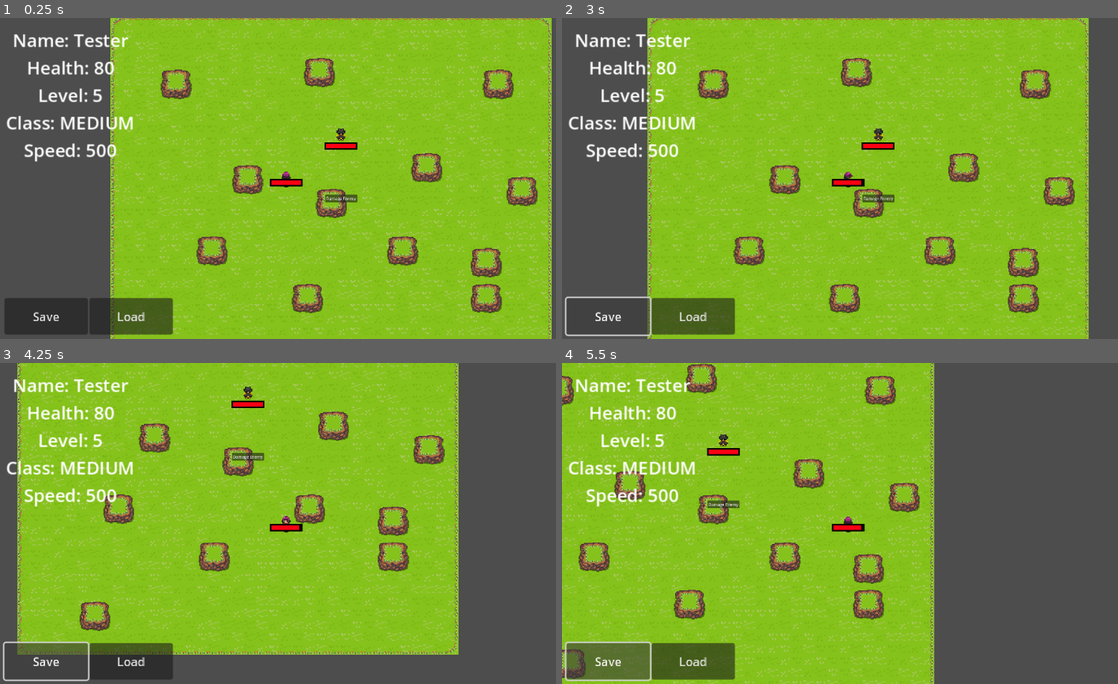
Above: before the commit, frames 1-4 (two rows, left to right).
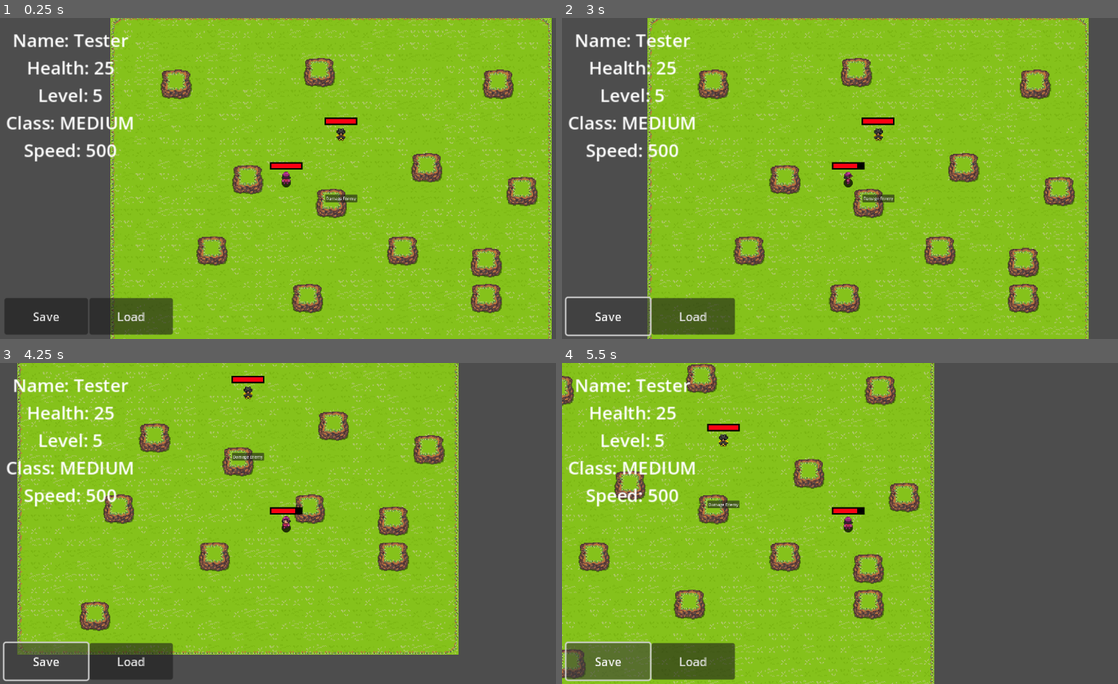
Above: after the commit, the same moments.

Repository: Leonardo-1511/GameProject
Game: Godot game, scene res://world.tscn
The game is run twice, just before and just after one commit, with the same random seed, the same clock (stepped at 60 frames per second) and the same inputs.
Inputs:
- Up to frame 1 (0.25 s): no input
- Up to frame 2 (3 s): click "Damage Enemy" at 0.5 s; click "Load" at 1.25 s; click "Save" at 2 s; hold D (Right) from 2.78 s (still down)
- Up to frame 3 (4.25 s): release D (Right) at 3.53 s; hold S (Down) from 3.53 s (still down)
- Up to frame 4 (5.5 s): release S (Down) at 4.28 s; hold D (Right) 4.28-5.03 s; hold W (Up) from 5.03 s (still down)

The runs differ from the first frame. In frame 1, 0.7% of the frame differs, in the area x 17-65%, y 13-53%; in frame 2, 0.7%; in frame 3, 0.7%; in frame 4, 0.7%, in the area x 17-55%, y 13-53%.
Error in both runs: Invalid access to property or key 'PlayerSave' on a base object of type 'Dictionary'. (res://Player/Player.gd:48)

Commit message:
Finished HealthBarComponent and fixed Health not saving to Resource.
HealthBarComponent is finished as of now, it has a small bar with a delayed tween for animation. May add custom colors later.

Diff:
--- a/Enemy/enemy.tscn
+++ b/Enemy/enemy.tscn
@@ -46,4 +46,5 @@
 entity = NodePath("..")
 
 [node name="HealthBarComponent" parent="." node_paths=PackedStringArray("health_component") instance=ExtResource("5_v3blk")]
+position = Vector2(0, -27)
 health_component = NodePath("../HealthComponent")
--- a/Player/Player.tscn
+++ b/Player/Player.tscn
@@ -297,6 +297,7 @@
 }
 
 [node name="Player" type="CharacterBody2D" node_paths=PackedStringArray("animation")]
+position = Vector2(0, -8.61)
 script = ExtResource("1_48mt8")
 animation = NodePath("AnimationPlayer")
 
--- a/Scripts/HealthBarComponent.gd
+++ b/Scripts/HealthBarComponent.gd
@@ -3,6 +3,7 @@
 
 @export var health_component: HealthComponent
 @onready var health_bar = $HealthBar
+@onready var health_bar_delayed = $HealthBar/HealthBarDelayed
 @onready var max_health_bar_size = health_bar.size.x
 
 func _ready() -> void:
@@ -12,5 +13,5 @@
 func health_changed(current_health: float) -> void:
 	var health_percentage =  (health_component.current_health / health_component.max_health)
 	var tween = get_tree().create_tween()
-	tween.tween_property(health_bar, "size:x", max_health_bar_size * health_percentage, 0.2)
-	print("Current Health: ", current_health, "\n%s" % [health_percentage*100])
+	health_bar.size.x = max_health_bar_size * health_percentage
+	tween.tween_property(health_bar_delayed, "size:x", max_health_bar_size * health_percentage, 0.2).set_ease(Tween.EASE_OUT).set_trans(Tween.TRANS_CIRC).set_delay(0.2)
--- a/Scripts/HealthComponent.gd
+++ b/Scripts/HealthComponent.gd
@@ -15,7 +15,8 @@
 
 @onready var current_health: float = character_health:
 	set(new_health):
-		current_health = clampi(new_health, 0, max_health)
+		current_health = clampf(new_health, 0, max_health)
+		entity_resource.health = current_health
 		emit_signal("health_changed", current_health)
 		if current_health <= 0: emit_signal("death")
 
--- a/components/health_bar_component.tscn
+++ b/components/health_bar_component.tscn
@@ -6,17 +6,41 @@
 script = ExtResource("1_hou80")
 
 [node name="HealthBar" type="ColorRect" parent="."]
-y_sort_enabled = true
+custom_minimum_size = Vector2(0, 6)
+anchors_preset = 8
+anchor_left = 0.5
+anchor_top = 0.5
+anchor_right = 0.5
+anchor_bottom = 0.5
 offset_left = -20.0
-offset_top = 3.0
+offset_top = -3.0
 offset_right = 20.0
-offset_bottom = 9.0
+offset_bottom = 3.0
+grow_horizontal = 2
+grow_vertical = 2
 color = Color(0.988897, 0, 0.0751305, 1)
+metadata/_edit_use_anchors_ = true
 
 [node name="Background" type="ColorRect" parent="HealthBar"]
+show_behind_parent = true
 layout_mode = 0
 offset_left = -2.0
 offset_top = -2.0
 offset_right = 42.0
 offset_bottom = 8.0
 color = Color(0, 0, 0, 1)
+metadata/_edit_use_anchors_ = true
+
+[node name="HealthBarDelayed" type="ColorRect" parent="HealthBar"]
+show_behind_parent = true
+custom_minimum_size = Vector2(0, 6)
+layout_mode = 1
+anchors_preset = 4
+anchor_top = 0.5
+anchor_bottom = 0.5
+offset_top = -3.0
+offset_right = 40.0
+offset_bottom = 3.0
+grow_vertical = 2
+color = Color(0.999892, 0.322335, 0.275758, 1)
+metadata/_edit_use_anchors_ = true
--- a/world.tscn
+++ b/world.tscn
@@ -16,8 +16,8 @@
 mana_level = 5
 character_level = 5
 name = "Tester"
-max_health = 80.0
-health = 80.0
+max_health = 25.0
+health = 25.0
 speed = 500.0
 
 [sub_resource type="SystemFont" id="SystemFont_ypht7"]
@@ -655,6 +655,7 @@
 entity = NodePath("..")
 
 [node name="HealthBarComponent" parent="Player" node_paths=PackedStringArray("health_component") instance=ExtResource("7_8xn7y")]
+position = Vector2(0, -17)
 health_component = NodePath("../HealthComponent")
 
 [node name="TileMap" type="TileMap" parent="."]
